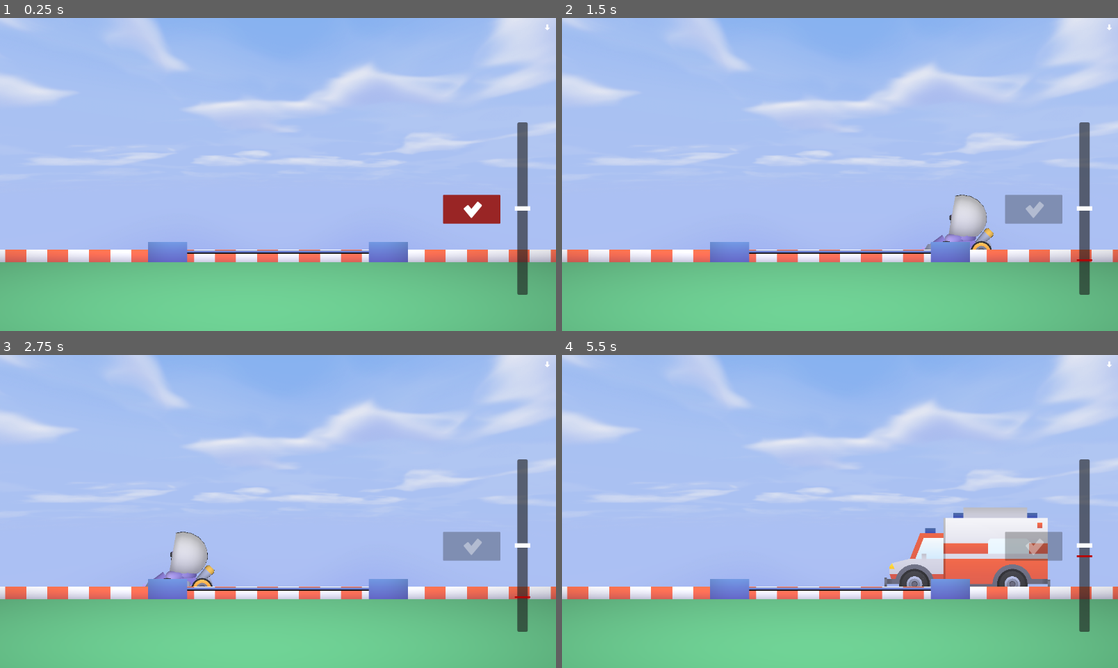
Above: before the commit, frames 1-4 (two rows, left to right).
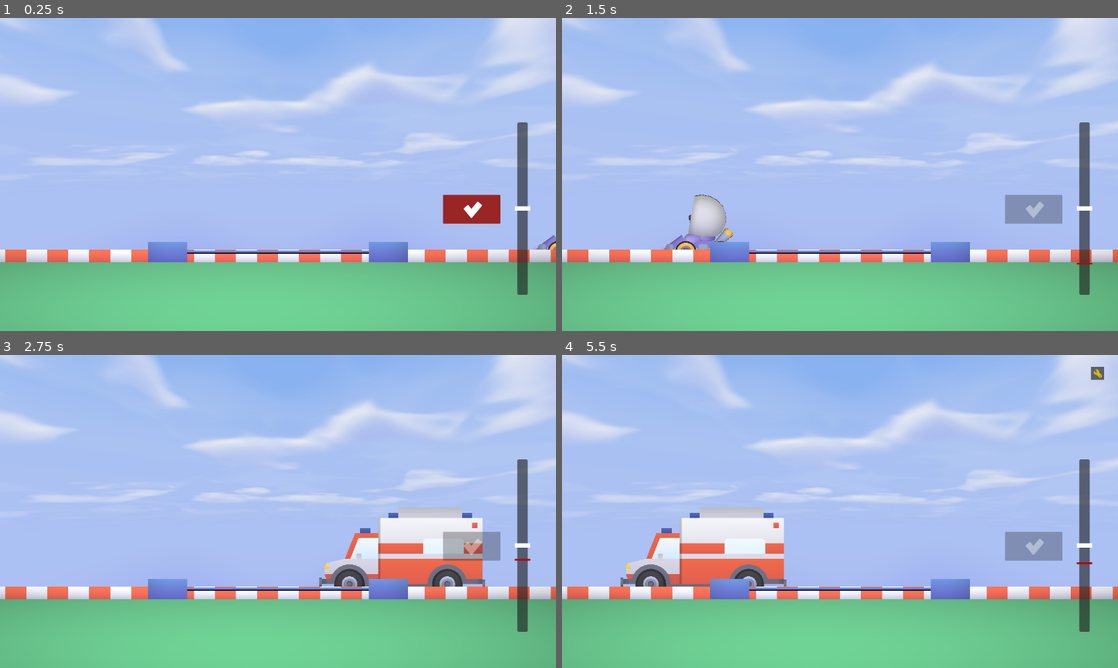
Above: after the commit, the same moments.

Repository: fabling-dev/auto-weigher
Game: Godot game, scene res://scenes/gameplay.tscn
Two runs of this game, one before a commit and one after it. Both use one fixed random seed, a clock stepped at 60 frames per second and the inputs below.
Inputs (mouse positions are in pixels of both pictures, inside the frame that each line leads up to):
- Up to frame 1 (0.25 s): no input
- Up to frame 2 (1.5 s): click (1034, 208) at 0.5 s
- Up to frame 3 (2.75 s): click (472, 545) at 2.02 s
- Up to frame 4 (5.5 s): click (1034, 545) at 4.25 s

The runs differ from the first frame. In frame 1, 0.1% of the frame differs, in the area x 96-100%, y 2-74%; in frame 2, 2.3%; in frame 3, 6.7%; in frame 4, 11%, in the area x 10-99%, y 2-74%.

Commit message:
Implemented scoring system, v1.0 fallback

Diff:
--- a/scenes/UI.tscn
+++ b/scenes/UI.tscn
@@ -2,7 +2,7 @@
 
 [ext_resource type="Script" uid="uid://beh5hgrc6r4sd" path="res://scripts/GUI.gd" id="1_dj8aq"]
 [ext_resource type="Texture2D" uid="uid://dc50bexthwvr0" path="res://aseprite_assets/edited_icons/checkmark_wide.png" id="2_ro3t7"]
-[ext_resource type="Texture2D" uid="uid://b8konp65av4bo" path="res://aseprite_assets/icons/arrowDown.png" id="3_5en4g"]
+[ext_resource type="Script" uid="uid://xskof86eq0qs" path="res://scripts/scoredisplay.gd" id="3_5en4g"]
 
 [sub_resource type="Gradient" id="Gradient_dj8aq"]
 colors = PackedColorArray(1, 1, 1, 1, 1, 1, 1, 1)
@@ -210,19 +210,16 @@
 anchors_preset = 15
 anchor_right = 1.0
 anchor_bottom = 1.0
-offset_left = 783.0
-offset_top = 10.0
-offset_right = -10.0
-offset_bottom = -521.0
-grow_horizontal = 2
-grow_vertical = 2
+offset_left = 761.0
+offset_top = 25.0
+offset_right = -32.0
+offset_bottom = -506.0
+grow_horizontal = 2
+grow_vertical = 2
+theme_override_constants/h_separation = 0
+theme_override_constants/v_separation = 0
 alignment = 2
-
-[node name="TextureRect" type="TextureRect" parent="HFlowContainer" unique_id=1166173552]
-custom_minimum_size = Vector2(20, 20)
-custom_maximum_size = Vector2(20, 20)
-layout_mode = 2
-texture = ExtResource("3_5en4g")
-expand_mode = 1
+last_wrap_alignment = 3
+script = ExtResource("3_5en4g")
 
 [connection signal="pressed" from="Button" to="." method="_on_button_pressed"]
--- /dev/null
+++ b/scenes/t1_wrench.tscn
@@ -0,0 +1,38 @@
+[gd_scene format=3 uid="uid://b0a5as1dwtfxu"]
+
+[ext_resource type="Texture2D" uid="uid://ddqgaugsqo77t" path="res://aseprite_assets/icons/wrench.png" id="1_jksff"]
+[ext_resource type="Script" uid="uid://bjnhcseslv0e5" path="res://scripts/t1_wrench.gd" id="2_rs6ab"]
+
+[sub_resource type="Gradient" id="Gradient_rs6ab"]
+colors = PackedColorArray(0, 0, 0, 0.54901963, 0, 0, 0, 0.54901963)
+
+[sub_resource type="GradientTexture1D" id="GradientTexture1D_tb5gr"]
+gradient = SubResource("Gradient_rs6ab")
+width = 30
+
+[node name="t1" type="TextureRect" unique_id=1917531650]
+custom_minimum_size = Vector2(30, 30)
+custom_maximum_size = Vector2(30, 30)
+offset_right = 30.0
+offset_bottom = 30.0
+texture = SubResource("GradientTexture1D_tb5gr")
+script = ExtResource("2_rs6ab")
+
+[node name="TextureRect" type="TextureRect" parent="." unique_id=1164447949]
+clip_children = 1
+custom_minimum_size = Vector2(30, 30)
+custom_maximum_size = Vector2(30, 30)
+layout_mode = 1
+anchors_preset = -1
+anchor_right = 0.023000002
+anchor_bottom = 0.042000003
+offset_right = 10.559998
+offset_bottom = 9.759998
+texture = ExtResource("1_jksff")
+expand_mode = 1
+
+[node name="ColorRect" type="ColorRect" parent="TextureRect" unique_id=1802775855]
+layout_mode = 0
+offset_right = 31.0
+offset_bottom = 31.0
+color = Color(0.85742813, 0.7317148, 3.85046e-07, 1)
--- /dev/null
+++ b/scenes/t2_wrench.tscn
@@ -0,0 +1,38 @@
+[gd_scene format=3 uid="uid://b3kl25exmtclk"]
+
+[ext_resource type="Texture2D" uid="uid://ddqgaugsqo77t" path="res://aseprite_assets/icons/wrench.png" id="1_4416o"]
+[ext_resource type="Script" uid="uid://cbc23ul7sm2f" path="res://scripts/t2_wrench.gd" id="2_4064g"]
+
+[sub_resource type="Gradient" id="Gradient_rs6ab"]
+colors = PackedColorArray(0, 0, 0, 0.54901963, 0, 0, 0, 0.54901963)
+
+[sub_resource type="GradientTexture1D" id="GradientTexture1D_tb5gr"]
+gradient = SubResource("Gradient_rs6ab")
+width = 30
+
+[node name="t1" type="TextureRect" unique_id=1917531650]
+custom_minimum_size = Vector2(30, 30)
+custom_maximum_size = Vector2(30, 30)
+offset_right = 30.0
+offset_bottom = 30.0
+texture = SubResource("GradientTexture1D_tb5gr")
+script = ExtResource("2_4064g")
+
+[node name="TextureRect" type="TextureRect" parent="." unique_id=1164447949]
+clip_children = 1
+custom_minimum_size = Vector2(30, 30)
+custom_maximum_size = Vector2(30, 30)
+layout_mode = 1
+anchors_preset = -1
+anchor_right = 0.023000002
+anchor_bottom = 0.042000003
+offset_right = 10.559998
+offset_bottom = 9.759998
+texture = ExtResource("1_4416o")
+expand_mode = 1
+
+[node name="ColorRect" type="ColorRect" parent="TextureRect" unique_id=1802775855]
+layout_mode = 0
+offset_right = 31.0
+offset_bottom = 31.0
+color = Color(0.86, 0, 0, 1)
--- /dev/null
+++ b/scenes/t3_wrench.tscn
@@ -0,0 +1,38 @@
+[gd_scene format=3 uid="uid://bc2ms6arf81gj"]
+
+[ext_resource type="Texture2D" uid="uid://ddqgaugsqo77t" path="res://aseprite_assets/icons/wrench.png" id="1_02usf"]
+[ext_resource type="Script" uid="uid://ba1s3ua67oh8k" path="res://scripts/t3_wrench.gd" id="2_q1r2h"]
+
+[sub_resource type="Gradient" id="Gradient_rs6ab"]
+colors = PackedColorArray(0, 0, 0, 0.54901963, 0, 0, 0, 0.54901963)
+
+[sub_resource type="GradientTexture1D" id="GradientTexture1D_tb5gr"]
+gradient = SubResource("Gradient_rs6ab")
+width = 30
+
+[node name="t3" type="TextureRect" unique_id=1917531650]
+custom_minimum_size = Vector2(30, 30)
+custom_maximum_size = Vector2(30, 30)
+offset_right = 30.0
+offset_bottom = 30.0
+texture = SubResource("GradientTexture1D_tb5gr")
+script = ExtResource("2_q1r2h")
+
+[node name="TextureRect" type="TextureRect" parent="." unique_id=1164447949]
+clip_children = 1
+custom_minimum_size = Vector2(30, 30)
+custom_maximum_size = Vector2(30, 30)
+layout_mode = 1
+anchors_preset = -1
+anchor_right = 0.023000002
+anchor_bottom = 0.042000003
+offset_right = 10.559998
+offset_bottom = 9.759998
+texture = ExtResource("1_02usf")
+expand_mode = 1
+
+[node name="ColorRect" type="ColorRect" parent="TextureRect" unique_id=1802775855]
+layout_mode = 0
+offset_right = 31.0
+offset_bottom = 31.0
+color = Color(0.4853334, 0, 0.56, 1)
--- a/scripts/Ambulance.gd
+++ b/scripts/Ambulance.gd
@@ -1,7 +1 @@
 extends Node3D
-
-var weight : float
-
-func _ready() -> void:
-	weight = randf_range(100, 120)
-	GM.carweight = weight
--- a/scripts/GUI.gd
+++ b/scripts/GUI.gd
@@ -6,12 +6,15 @@
 
 const max_score : int = 50
 
+func _ready() -> void:
+	GM.carwentboom.connect(restartbutton)
+
 func _process(_delta: float) -> void:
-	GM.carwentboom.connect(restartbutton)
+	pass
 
 func _on_button_pressed() -> void:
 	var difference = int(abs(weight_guess.value - GM.carweight))
-	GM.score += max(0, max_score - difference)
+	GM.update_score(max(0, max_score - difference))
 	GM.guesssubmitted.emit()
 	submit_guess.disabled = true
 	answer.value = GM.carweight
--- a/scripts/cartween.gd
+++ b/scripts/cartween.gd
@@ -8,7 +8,7 @@
 
 const stoplocation : float = 420
 const spawnlocation : Vector2 = Vector2(1300, 300)
-const SPEED : float = 400.0
+const SPEED : float = 800.0
 
 func _ready() -> void:
 	position = spawnlocation
--- a/scripts/gamemanager.gd
+++ b/scripts/gamemanager.gd
@@ -4,9 +4,16 @@
 var carweight : int
 var carname : String
 var score : float = 0.0
+var t1_count : int = 0
+var t2_count : int = 0
+var t3_count : int = 0
+
+const upgrade_count : int = 10
+const score_up_check : int = 50
 
 signal guesssubmitted
 signal carwentboom
+signal addt1
 
 const carweights = {
     "ambulance" : 100.0,
@@ -14,4 +21,12 @@
 }
 
 func setcarweight() -> void:
-    carweight = int(carweights[carname] + randf_range(-10,20))
+    carweight = int(carweights[carname] + randf_range(-5,10))
+
+func update_score(points: int) -> void:
+    var new_score: int = int(score + points)
+
+    if int(score)%score_up_check > new_score%score_up_check and t1_count <= upgrade_count:
+        addt1.emit()
+
+    score = new_score
--- /dev/null
+++ b/scripts/redundanttextrect.gd
@@ -0,0 +1,3 @@
+extends TextureRect
+
+const wrenchID : int = 99
--- /dev/null
+++ b/scripts/scoredisplay.gd
@@ -0,0 +1,60 @@
+extends HFlowContainer
+
+var t1_wrench_scene = preload("res://scenes/t1_wrench.tscn")
+var t2_wrench_scene = preload("res://scenes/t2_wrench.tscn")
+var t3_wrench_scene = preload("res://scenes/t3_wrench.tscn")
+
+var t1_wrench : Node
+var t2_wrench : Node
+var t3_wrench : Node
+
+func _ready() -> void:
+	GM.addt1.connect(add_t1)
+
+func _process(_delta: float) -> void:
+
+	if GM.t1_count >= GM.upgrade_count:
+		delete_t1()
+		add_t2()
+		GM.t2_count += 1
+
+	if GM.t2_count >= GM.upgrade_count:
+		delete_t2()
+		add_t3()
+		GM.t3_count += 1
+
+func delete_t1() -> void:
+	GM.t1_count -= GM.upgrade_count
+	var children_array : Array = self.get_children()
+	var k : int = 0
+	for i in children_array:
+		if i.wrenchID == 01 and k < GM.upgrade_count:
+			remove_child(i)
+			i.queue_free()
+			k += 1
+
+func delete_t2() -> void:
+	GM.t2_count -= GM.upgrade_count
+	var children_array : Array = self.get_children()
+	var k : int = 0
+	for i in children_array:
+		if i.wrenchID == 10 and k < GM.upgrade_count:
+			remove_child(i)
+			k += 1
+
+func add_t1() -> void:
+	t1_wrench = t1_wrench_scene.instantiate()
+	add_child(t1_wrench)
+	print(self.get_children())
+	GM.t1_count += 1
+	move_child(t1_wrench, 0)
+
+func add_t2() -> void:
+	t2_wrench = t2_wrench_scene.instantiate()
+	add_child(t2_wrench)
+	move_child(t2_wrench, GM.t1_count )
+
+func add_t3() -> void:
+	t3_wrench = t3_wrench_scene.instantiate()
+	add_child(t3_wrench)
+	move_child(t3_wrench, GM.t1_count + GM.t2_count )
--- a/scripts/spacekart.gd
+++ b/scripts/spacekart.gd
@@ -1,7 +1 @@
 extends Node3D
-
-var weight : float
-
-func _ready() -> void:
-	weight = randf_range(30, 50)
-	GM.carweight = weight
--- /dev/null
+++ b/scripts/t1_wrench.gd
@@ -0,0 +1,3 @@
+extends TextureRect
+
+const wrenchID : int = 01
--- /dev/null
+++ b/scripts/t2_wrench.gd
@@ -0,0 +1,3 @@
+extends TextureRect
+
+const wrenchID : int = 10
--- /dev/null
+++ b/scripts/t3_wrench.gd
@@ -0,0 +1,3 @@
+extends TextureRect
+
+const wrenchID : int = 11
Not shown, added: scripts/redundanttextrect.gd.uid
Not shown, added: scripts/scoredisplay.gd.uid
Not shown, added: scripts/t1_wrench.gd.uid
Not shown, added: scripts/t2_wrench.gd.uid
Not shown, added: scripts/t3_wrench.gd.uid
